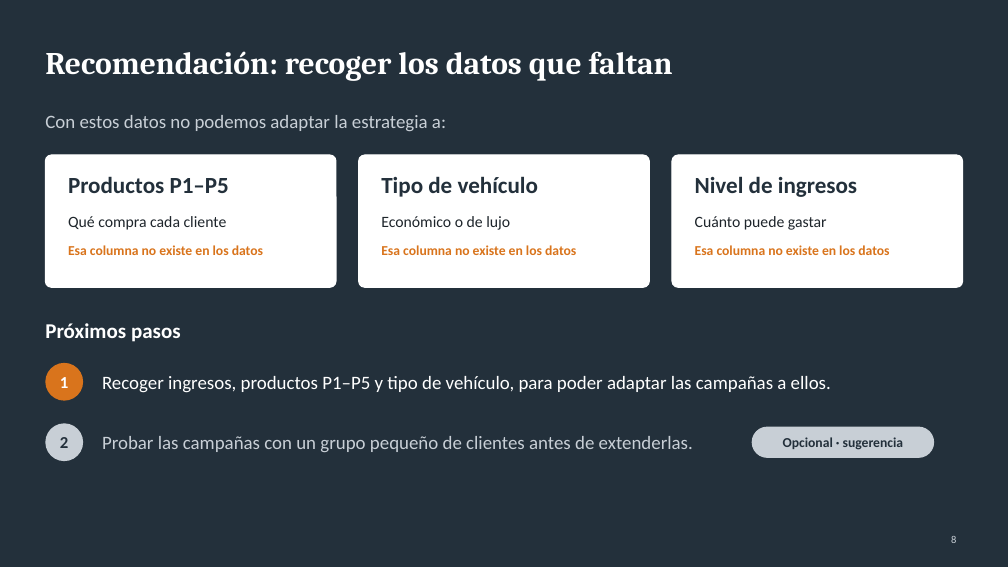
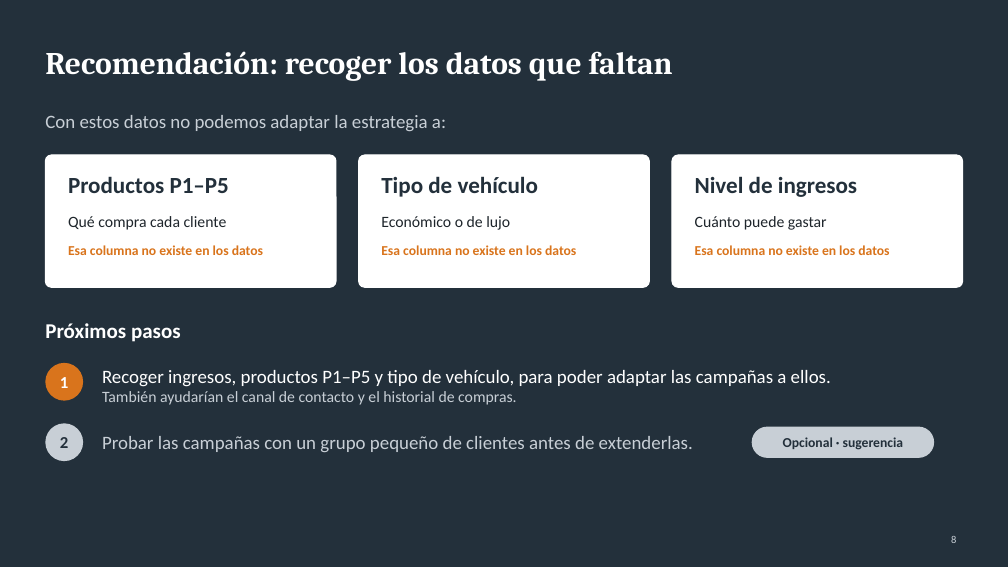
Before and after one commit to IA-P1-BCN/customer-segmentation-multiclass, a slide deck: slide 8 of presentation/business_presentation.pptx. Drawn at 1008x567 pixels with LibreOffice and Linux fonts; fonts in the diff are those of the drawing. Boxes give left, top, right and bottom in pixels: in the first picture for what was removed or moved away, otherwise in the second. Text is boxed around its words. In the diff, an @@ line names an element or a change of style, - is before the commit and + after.

```diff
--- a/presentation/business_presentation.pptx
+++ b/presentation/business_presentation.pptx
@@ text at box(102, 391, 516, 405): paragraph added @@
+También ayudarían el canal de contacto y el historial de compras.
```
Also in this commit, not shown: 4 other slides changed, 2 other files.
